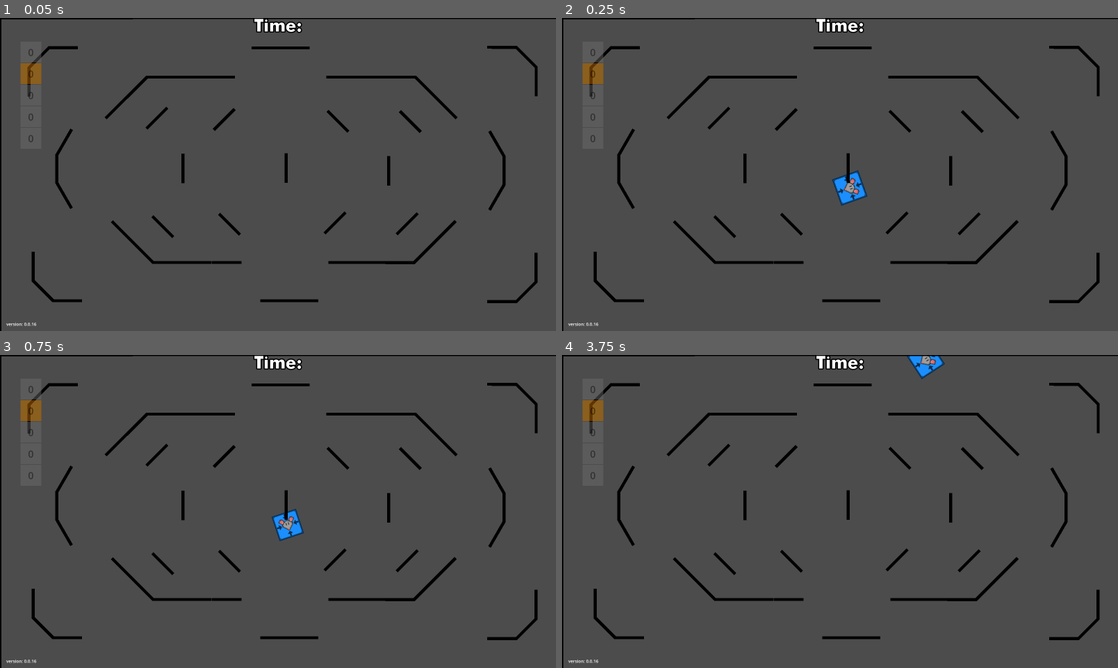
Above: before the commit, frames 1-4 (two rows, left to right).
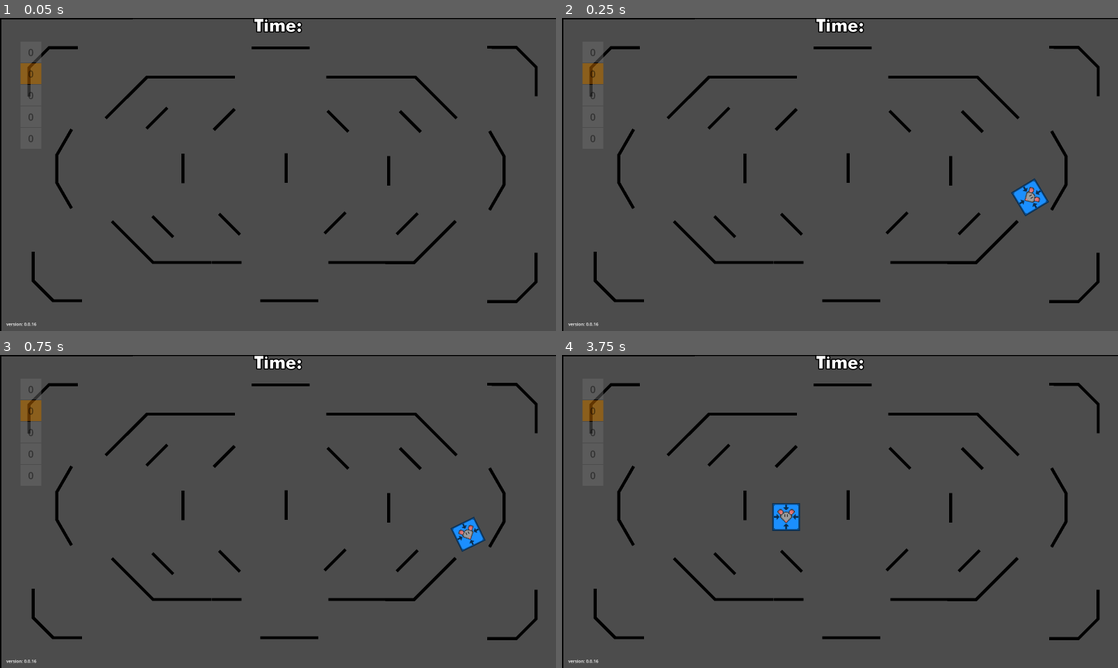
Above: after the commit, the same moments.

Repository: Nataho/_GDTankTrouble
Game: Godot game, scene res://Scenes/Prefabs/Levels/FFA/ffa_02.tscn
The game is run twice, just before and just after one commit, with the same random seed, the same clock (stepped at 60 frames per second) and the same inputs. This scene is started directly instead of the project's main scene.
Inputs (mouse positions are in pixels of both pictures, inside the frame that each line leads up to):
- Up to frame 1 (0.05 s): no input
- Up to frame 2 (0.25 s): no input
- Up to frame 3 (0.75 s): tap Enter (ui_accept) at 0.5 s; move the mouse to (400, 495) at 0.52 s; hold D (rotate right) from 0.53 s (still down); tap U (RemoteMissile) at 0.6 s
- Up to frame 4 (3.75 s): tap Enter (ui_accept) at 0.77, 1.52, 2.75, 3.02 s; move the mouse to (728, 527) at 1.27 s; tap Space (shoot) at 1.35, 2.85 s; move the mouse to (895, 442) at 2.02 s; release D (rotate right) at 2.03 s; hold A (rotate left) 2.03-2.78 s; tap U (RemoteMissile) at 2.1, 3.6 s; move the mouse to (812, 574) at 2.77 s; hold D (rotate right) from 2.78 s (still down); tap F5 (reset) at 3.5 s; move the mouse to (1006, 558) at 3.52 s

Frame 1 is identical in both runs. In frame 2, 0.9% of the frame differs, in the area x 48-88%, y 48-64%; in frame 3, 0.8%; in frame 4, 0.7%.

Commit message:
0.0.16oc
updated properties of powerup spawning and loading screen

Diff:
--- a/Scripts/MainScenes/loading_screen.gd
+++ b/Scripts/MainScenes/loading_screen.gd
@@ -25,6 +25,8 @@
 	"don't just focus on shooting enemies, dodge their bullets as well.",
 	"offense is the best defense, shoot the incoming bullets to deflect or destroy them.",
 	"any suggestions? put it on the suggestion paper!!",
+	"Certain maps feature strategic openings in the walls. Use these small gaps to aim and take out your opponents.",
+
 ]
 
 var maps = {
--- a/Scripts/Prefabs/Powerup/power_up.gd
+++ b/Scripts/Prefabs/Powerup/power_up.gd
@@ -8,6 +8,7 @@
 }
 @export var selectedPower: powerUps
 var spawned = false
+var landed = false
 
 var Sprites:Dictionary = {
 	1: "res://Assets/Photos/PowerUps/PowerUpMouse.png",
@@ -22,7 +23,6 @@
 func spawn():
 	isTexture = false;
 	hide()
-	set_monitoring(false)
 
 	$Show.start()
 	spawned = false
@@ -46,7 +46,12 @@
 		spawned = true
 
 func Player_Contact(body):
-	if body in get_tree().get_nodes_in_group("Player"):
+	if body.name == "Walls":
+		spawn()
+		return
+	if body in get_tree().get_nodes_in_group("PowerUp"): print("ASDLFKJASLDFJASF")
+
+	if body in get_tree().get_nodes_in_group("Player") && landed:
 
 		if selectedPower == powerUps.mouse: #mouse
 			body.power_reset()
@@ -74,9 +79,7 @@
 			body.start_power_timer(15)
 
 
-	if body.name == "Walls":
-		spawn()
-		return
+
 	queue_free()
 
 func Self_Contact(body):
@@ -91,4 +94,4 @@
 	if !isTexture: $Animate.play("Drop")
 	elif isTexture: $Animate.play("Drop - Texture")
 	await $Animate.animation_finished
-	set_monitoring(true)
+	landed = true
